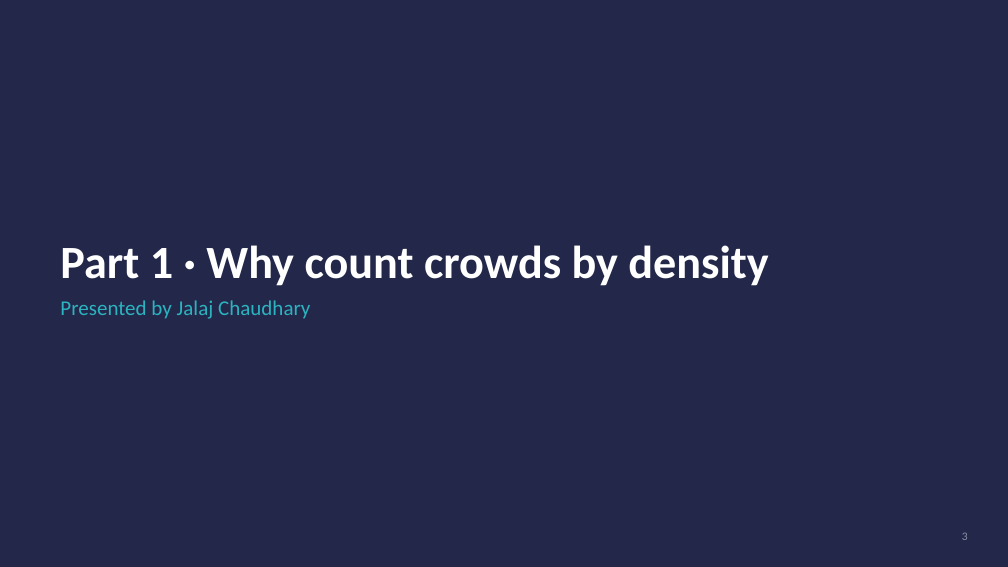
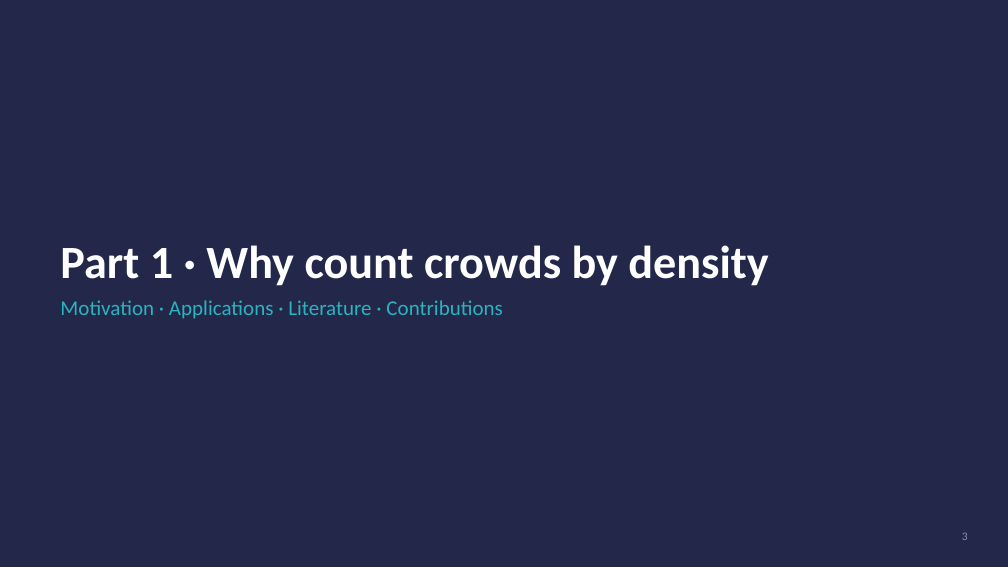
Before and after one commit to jalaj-chaudhary/count-forest-crowd-counting, a slide deck: slide 3 of ppt/COUNT_Forest_presentation.pptx. Drawn at 1008x567 pixels with LibreOffice and Linux fonts; fonts in the diff are those of the drawing. Boxes give left, top, right and bottom in pixels: in the first picture for what was removed or moved away, otherwise in the second. Text is boxed around its words. In the diff, an @@ line names an element or a change of style, - is before the commit and + after.

```diff
--- a/ppt/COUNT_Forest_presentation.pptx
+++ b/ppt/COUNT_Forest_presentation.pptx
@@ text at (x1=60, y1=300, x2=502, y2=319): text changed @@
-Presented by Jalaj Chaudhary
+Motivation · Applications · Literature · Contributions
```
Also in this commit, not shown: 24 other slides changed, 1 other file.
